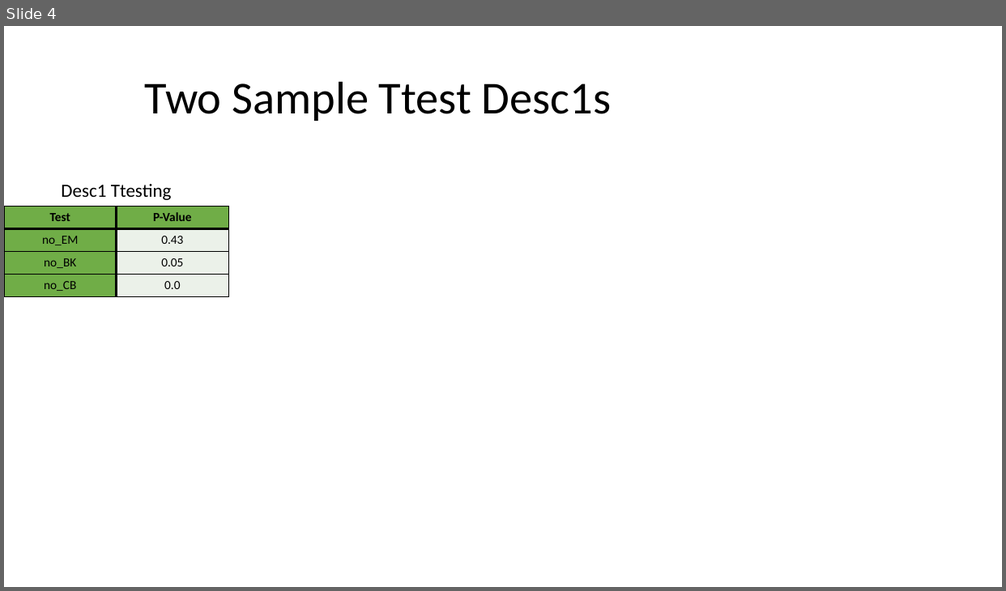
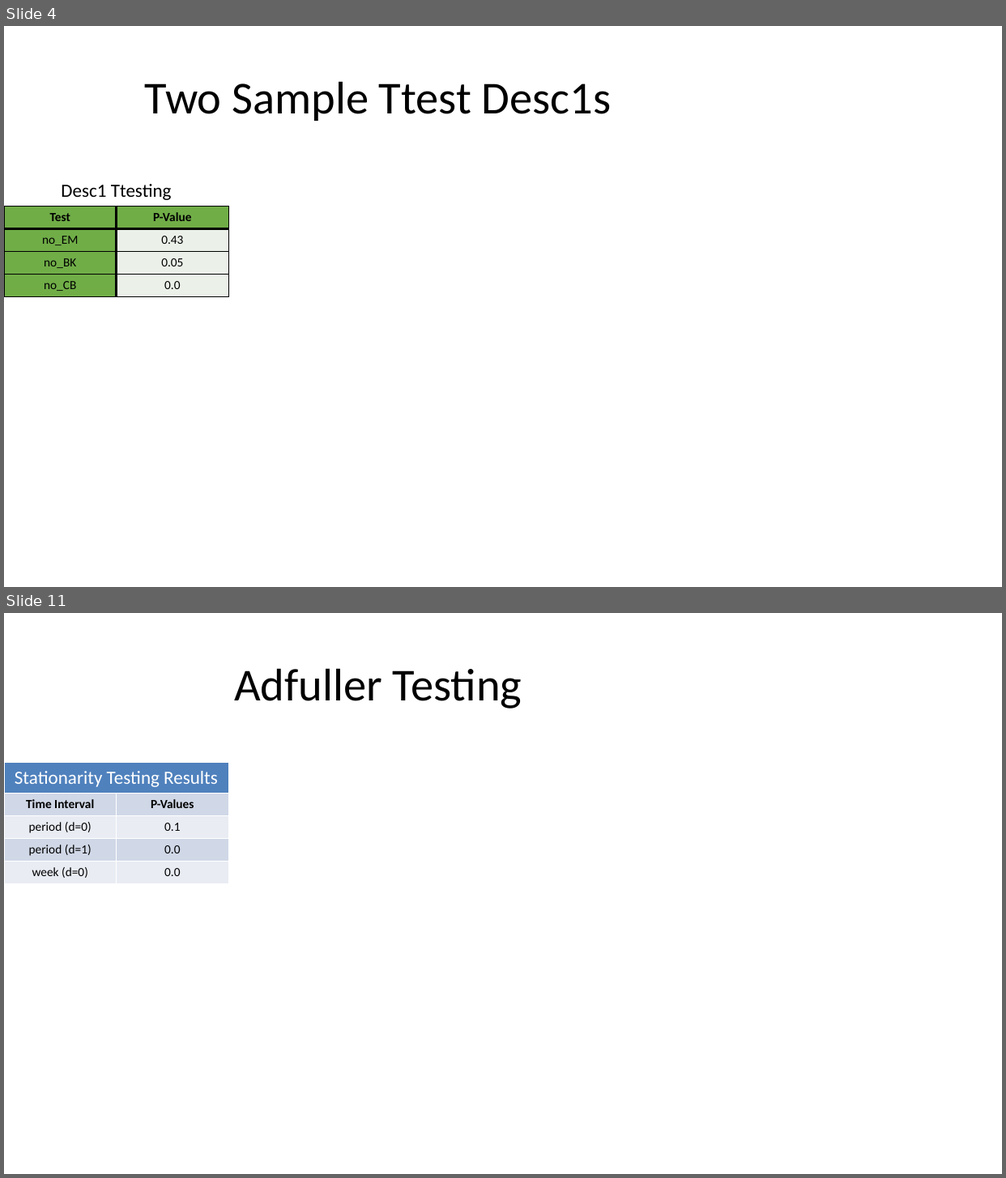
Before and after one commit to lelandjmurrin/Acquisition_Due_Dilligence_Capstone_Project, a slide deck: data/presentation_tables.pptm. Shown one above the other, each under a label of ours: slide 4 before the commit, slides 4 and 11 after it; the slides between them are not shown. The pictures are 1006x591 and 1006x1178 pixels, drawn with LibreOffice and Linux fonts; fonts in the diff are those of the drawing. Boxes give left, top, right and bottom in pixels: in the first picture for what was removed or moved away, otherwise in the second. Text is boxed around its words. In the diff, an @@ line names an element or a change of style, - is before the commit and + after.

Commit message:
Cleaning up create_ppt_table function to generate new tables and modify existing tables to add to master presentation

```diff
--- a/data/presentation_tables.pptm
+++ b/data/presentation_tables.pptm
@@ slide 11 added at [4,613,1002,1174], background #FFFFFF @@
@@ title added at [234,668,522,709], 44 pt, text #000000 @@
+Adfuller Testing
@@ table added at [4,763,228,883], 5 rows, 2 columns @@
+Stationarity Testing Results | 
+Time Interval | P-Values
+period (d=0) | 0.1
+period (d=1) | 0.0
+week (d=0) | 0.0
```
Also in this commit, not shown: 1 slide changed, 8 other slides added, 1 other file.
